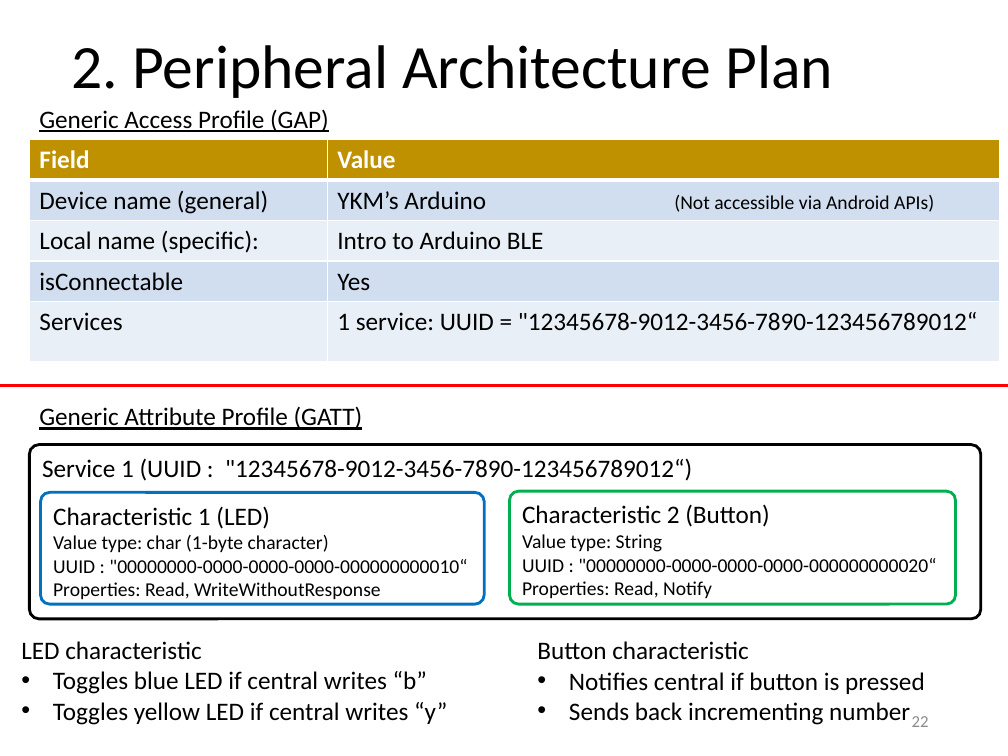
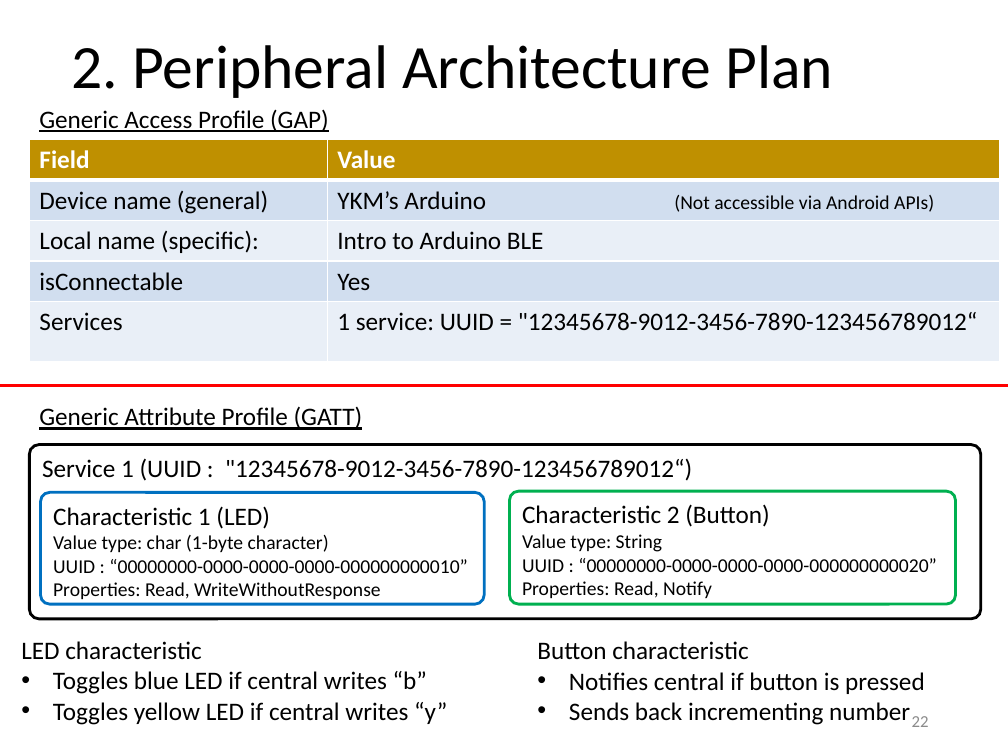
Before and after one commit to yeokm1/intro-to-ble, a slide deck: slide 22 of intro to ble.pptx. Drawn at 1008x756 pixels with LibreOffice and Linux fonts; fonts in the diff are those of the drawing. Boxes give left, top, right and bottom in pixels: in the first picture for what was removed or moved away, otherwise in the second. Text is boxed around its words. In the diff, an @@ line names an element or a change of style, - is before the commit and + after.

```diff
--- a/intro to ble.pptx
+++ b/intro to ble.pptx
@@ text in rounded rectangle at (53,559,468,573): text changed @@
-UUID : "00000000-0000-0000-0000-000000000010“
+UUID : “00000000-0000-0000-0000-000000000010”
@@ text in rounded rectangle at (522,558,937,572): text changed @@
-UUID : "00000000-0000-0000-0000-000000000020“
+UUID : “00000000-0000-0000-0000-000000000020”
```
Also in this commit, not shown: 1 other slide changed, 1 other file.
